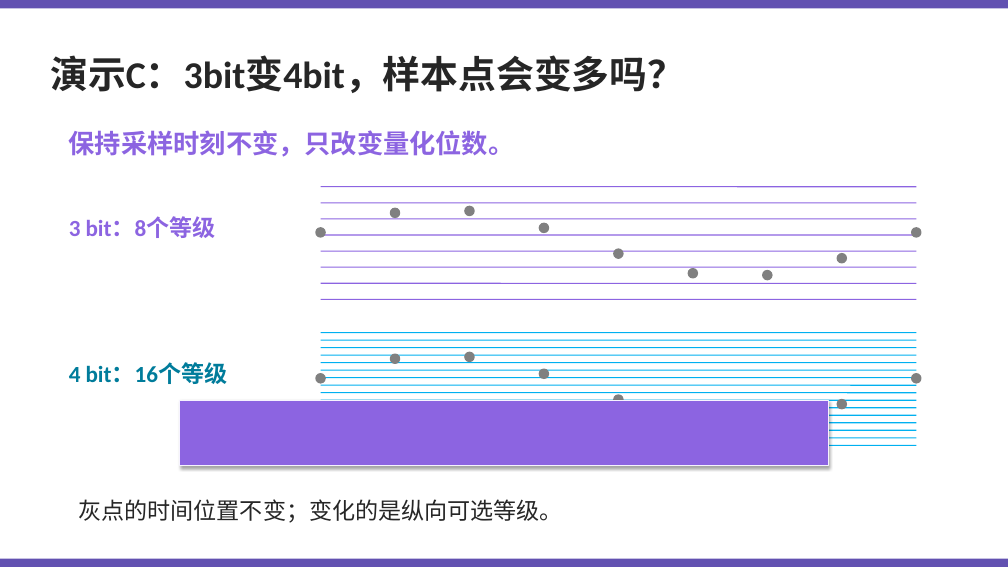
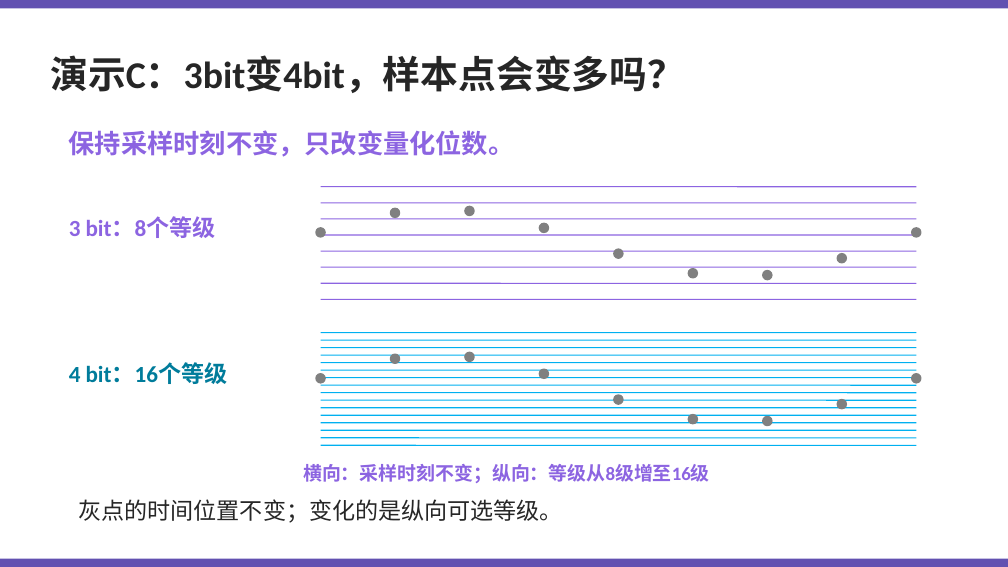
Before and after one commit to Kunonepeng/shtick, a slide deck: slide 24 of 1-2-encoding/1-2-3-audio-encoding-v2/1-2-3-audio-encoding-v8.6.gpt.pptx. Drawn at 1008x567 pixels with LibreOffice and Linux fonts; fonts in the diff are those of the drawing. Boxes give left, top, right and bottom in pixels: in the first picture for what was removed or moved away, otherwise in the second. Text is boxed around its words. In the diff, an @@ line names an element or a change of style, - is before the commit and + after.

```diff
--- a/1-2-encoding/1-2-3-audio-encoding-v2/1-2-3-audio-encoding-v8.6.gpt.pptx
+++ b/1-2-encoding/1-2-3-audio-encoding-v2/1-2-3-audio-encoding-v8.6.gpt.pptx
@@ rectangle removed at (x1=180, y1=401, x2=829, y2=466) @@
@@ ellipse added at (x1=689, y1=415, x2=698, y2=424), fill #808080, outline #808080 1.5 pt @@
@@ ellipse added at (x1=763, y1=417, x2=772, y2=426), fill #808080, outline #808080 1.5 pt @@
@@ text added at (x1=303, y1=464, x2=710, y2=483), 18 pt, text #8C64E1, bold @@
+横向：采样时刻不变；纵向：等级从8级增至16级
```
Also in this commit, not shown: 11 other slides changed, 12 other files.
